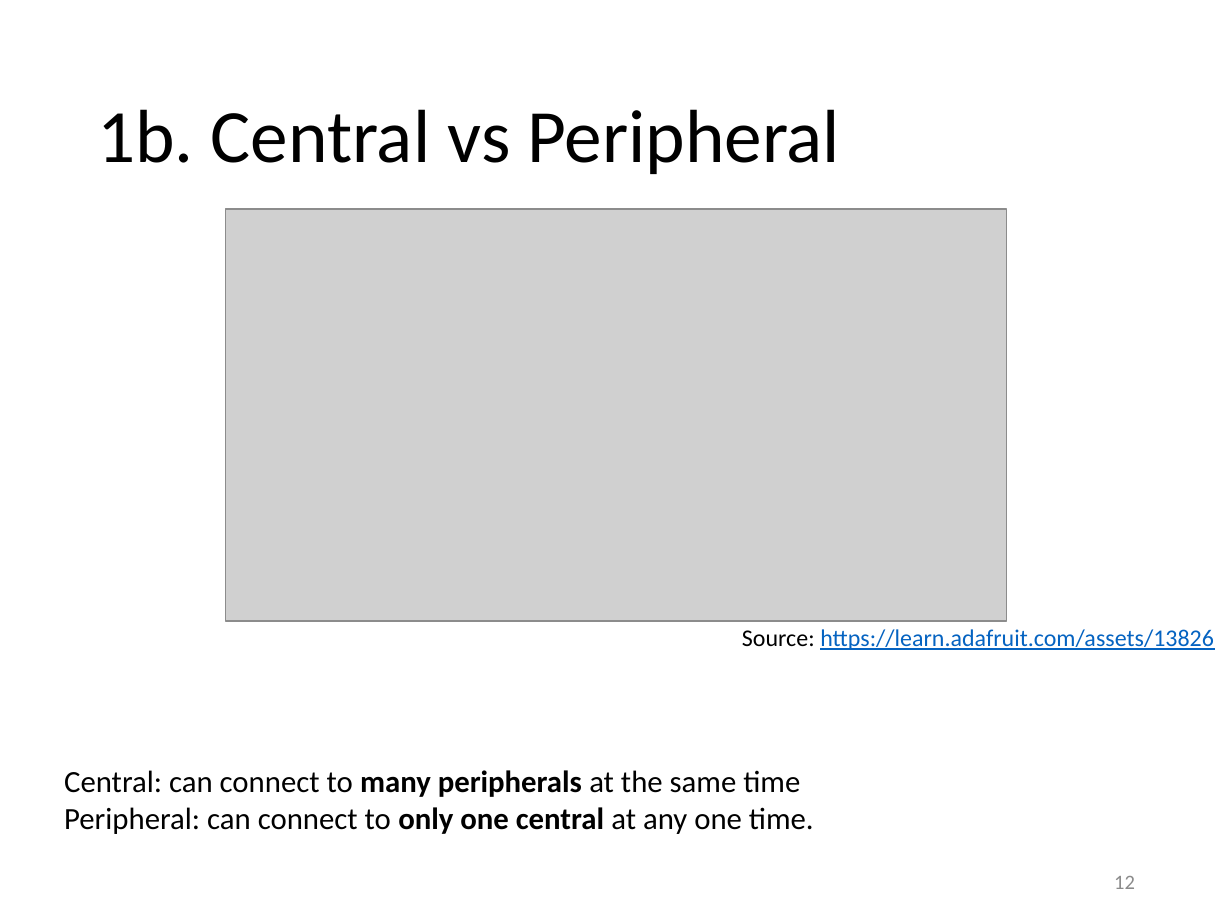
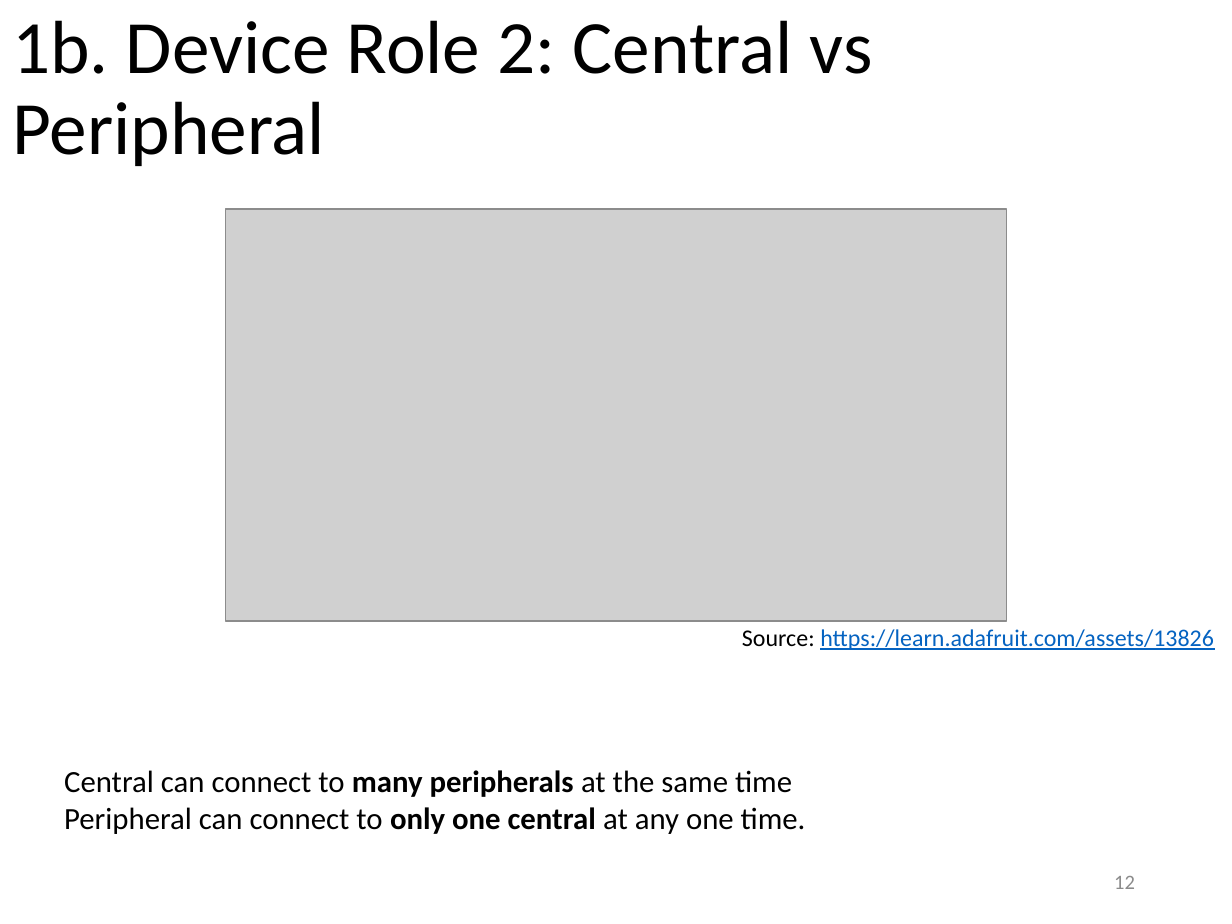
Before and after one commit to yeokm1/intro-to-ble, a slide deck: slide 12 of intro to ble.pptx. Drawn at 1232x924 pixels with LibreOffice and Linux fonts; fonts in the diff are those of the drawing; grey boxes stand for pictures. Boxes give left, top, right and bottom in pixels: in the first picture for what was removed or moved away, otherwise in the second. Text is boxed around its words. In the diff, an @@ line names an element or a change of style, - is before the commit and + after.

```diff
--- a/intro to ble.pptx
+++ b/intro to ble.pptx
@@ title at (12, 20, 872, 166): text changed @@
-1b. Central vs Peripheral
+1b. Device Role 2: Central vs Peripheral
@@ text at (64, 770, 806, 834): text changed @@
-Central: can connect to many peripherals at the same time
-Peripheral: can connect to only one central at any one time.
+Central can connect to many peripherals at the same time
+Peripheral can connect to only one central at any one time.
```
Also in this commit, not shown: 5 other slides changed, 1 other file.
